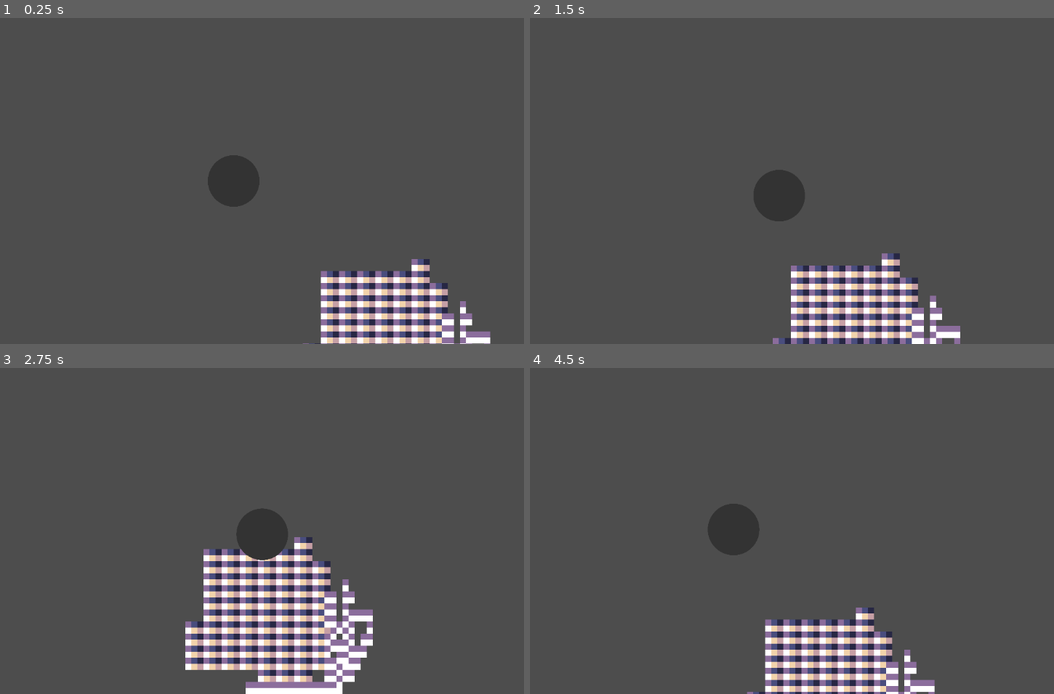
Above: before the commit, frames 1-4 (two rows, left to right).
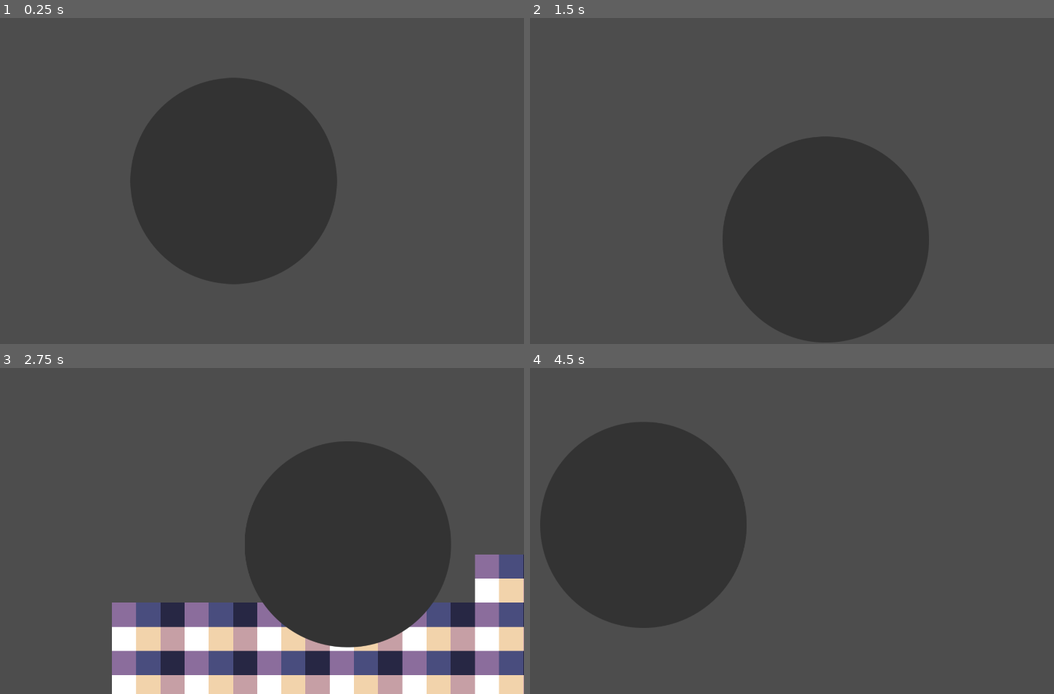
Above: after the commit, the same moments.

Repository: PaxtonSage/miningGame
Game: Godot game, scene res://scenes/main.tscn
Same seed, same stepped clock (60 frames per second), same inputs: the game is played once before the commit and once after it.
Inputs:
- Up to frame 1 (0.25 s): no input
- Up to frame 2 (1.5 s): tap Enter at 0.5 s; hold D (right) 0.53-1.28 s; hold S (down) from 1.28 s (still down)
- Up to frame 3 (2.75 s): release S (down) at 2.03 s; hold D (right) from 2.03 s (still down)
- Up to frame 4 (4.5 s): release D (right) at 2.78 s; hold W (up) 2.78-3.53 s; hold A (left) from 3.53 s (still down)

The runs differ from the first frame. In frame 1, 24% of the frame differs, in the area x 24-94%, y 18-100%; in frame 2, 19%; in frame 3, 38%, in the area x 21-100%, y 22-100%; in frame 4, 25%.

Commit message:
Update project.godot

Diff:
--- a/project.godot
+++ b/project.godot
@@ -13,6 +13,11 @@
 config/name="mining game"
 run/main_scene="res://scenes/main.tscn"
 config/features=PackedStringArray("4.6", "GL Compatibility")
+
+[display]
+
+window/size/borderless=true
+window/stretch/scale=4.0
 
 [input]
 
